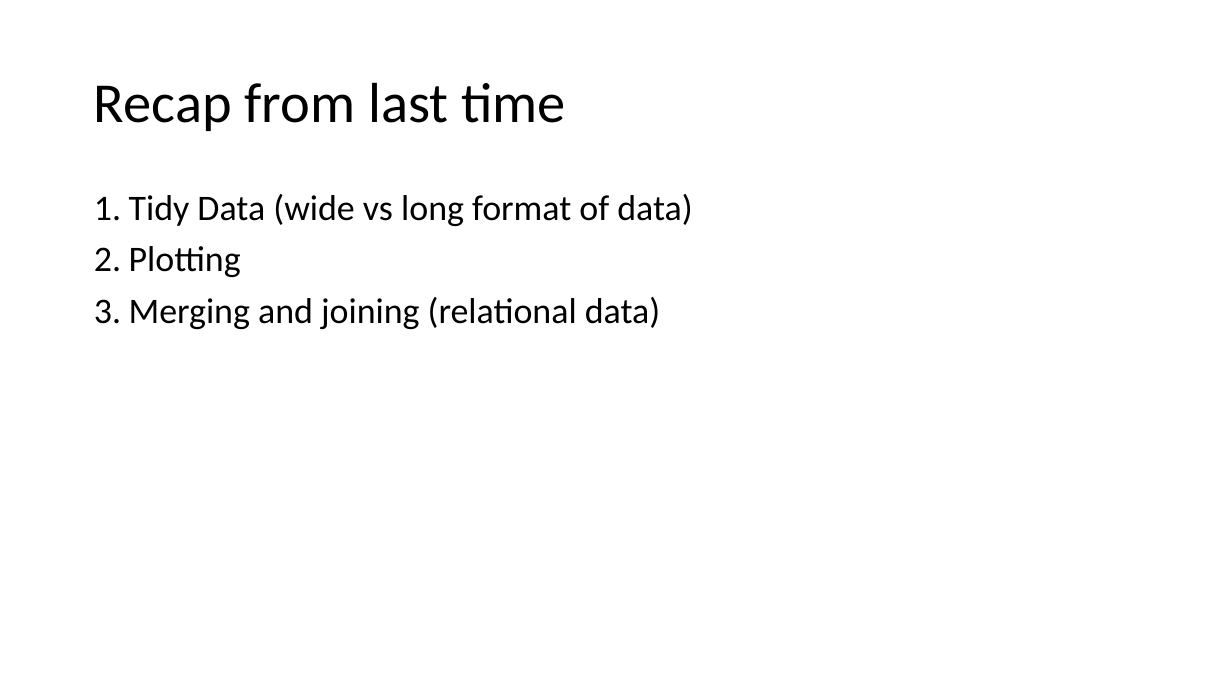
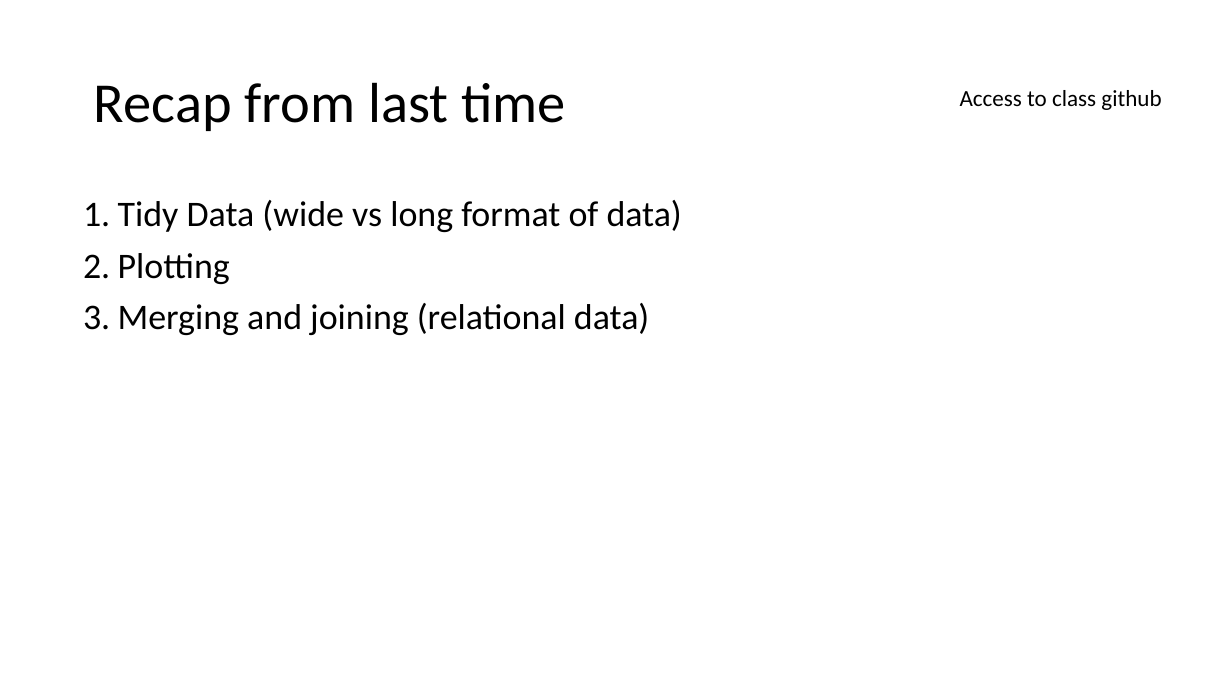
Before and after one commit to jraab/GNET749_RNAseq, a slide deck: slide 2 of lectures/2024_GNET749_Lecture3.pptx. Drawn at 1232x693 pixels with LibreOffice and Linux fonts; fonts in the diff are those of the drawing. Boxes give left, top, right and bottom in pixels: in the first picture for what was removed or moved away, otherwise in the second. Text is boxed around its words. In the diff, an @@ line names an element or a change of style, - is before the commit and + after.

```diff
--- a/lectures/2024_GNET749_Lecture3.pptx
+++ b/lectures/2024_GNET749_Lecture3.pptx
@@ text added at (960, 90, 1161, 110), 18 pt, text #000000 @@
+Access to class github
@@ text "Tidy Data (wide vs long ...": place and size @@
-text "Tidy Data (wide vs long ..." at (129, 194, 692, 329)
+text "Tidy Data (wide vs long ..." at (118, 200, 682, 335)
```
